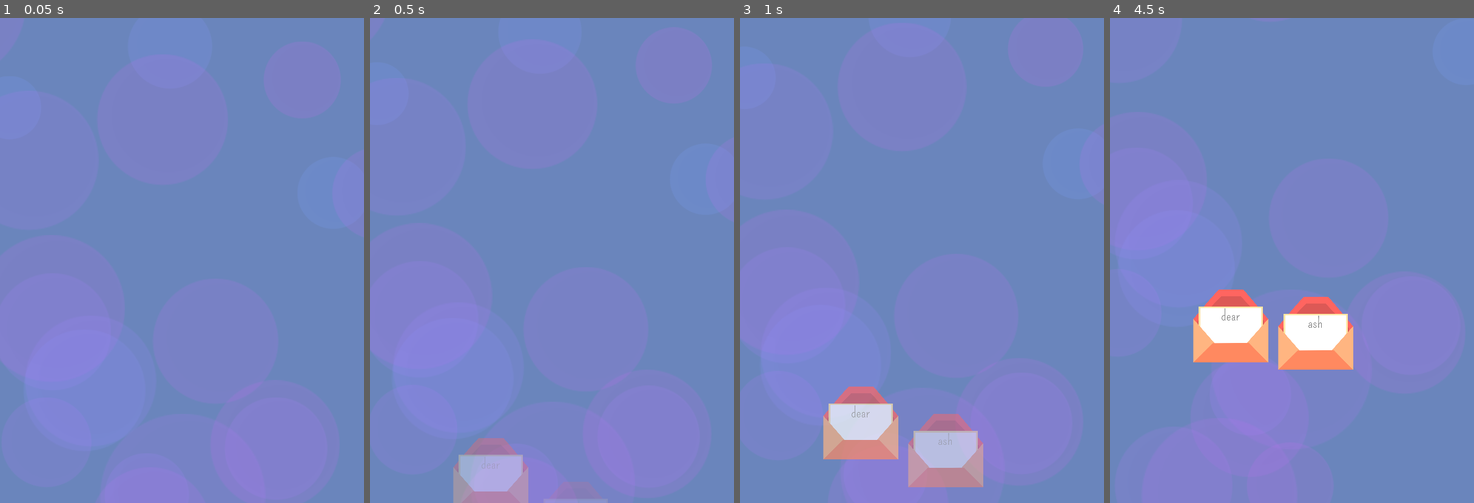
Above: before the commit, frames 1-4 (left to right).
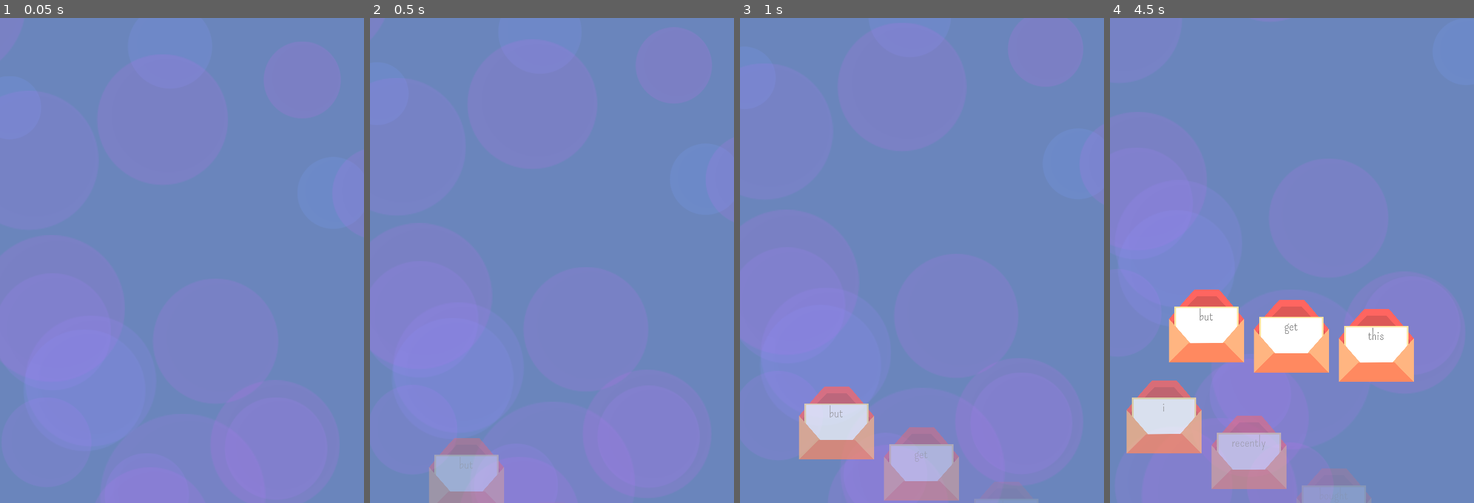
Above: after the commit, the same moments.

Repository: HoneyPony/ash-and-phoenix
Game: Godot game, scene res://game.tscn
Same seed, same stepped clock (60 frames per second), same inputs: the game is played once before the commit and once after it.
Inputs:
- Up to frame 1 (0.05 s): no input
- Up to frame 2 (0.5 s): no input
- Up to frame 3 (1 s): tap Enter at 0.5 s
- Up to frame 4 (4.5 s): no input

Frame 1 is identical in both runs. In frame 2, 2.2% of the frame differs, in the area x 16-44%, y 86-100%; in frame 3, 5.8%; in frame 4, 14%, in the area x 4-84%, y 56-100%.

Commit message:
more progress, another cool effect

Diff:
--- a/global.gd
+++ b/global.gd
@@ -199,11 +199,6 @@
 	WAIT(),
 	WORD("ash", 0, 0),
 
-			]
-
-
-var game_data = [
-
 	WAIT(),
 	CHANGE_PHOENIX(),
 	WORD("dear", 0, -100),
@@ -235,6 +230,68 @@
 	WORD("rushing", 2.8, 40, 120),
 	WORD("back", 3.2, 180, 120),
 
+
+
+	WAIT(),
+	WORD("and", 0, -70),
+	WORD("thankfully", 0.2, 70),
+	WORD("i", 1.2, -210, 60),
+	WORD("still", 1.6, -70, 60),
+	WORD("have", 2.0, 70, 60),
+	WORD("my", 2.4, 210, 60),
+
+	WORD("own", 2.8, -140, 120),
+	WORD("ancient", 3.2, 0, 120),
+	WORD("stationery", 3.6, 140, 120),
+
+	WORD("for", 6.0, -200, 120),
+	WORD("writing", 6.4, -60, 120),
+	WORD("this", 6.8, 80, 120),
+	WORD("reply", 7.2, 220, 120),
+
+	WAIT(),
+	WORD("it's", 0, -210),
+	WORD("great", 0.4, -70),
+	WORD("to", 0.8, 70),
+	WORD("hear", 1.2, 210),
+
+	WORD("that", 1.6, -210, 60),
+	WORD("you're", 2.0, -70, 60),
+	WORD("finding", 2.4, 70, 60),
+	WORD("success", 2.8, 210, 60),
+
+	WORD("with", 3.2, -140, 120), # originall "as a musician"
+	WORD("your", 3.6, 0, 120),
+	WORD("music", 4.0, 140, 120),
+
+		]
+
+
+var game_data = [
+	CHANGE_PHOENIX(),
+	WAIT(),
+	WORD("but", 0, -140, 0),
+	WORD("get", 0.4, 0, 0),
+	WORD("this", 0.8, 140, 0),
+
+
+	WORD("i", 3.4, -210),
+	WORD("recently", 3.8, -70),
+	WORD("bought", 4.2, 70),
+	WORD("tickets", 4.6, 210),
+
+	WORD("to", 5.0, -140, 60),
+	WORD("a", 5.4, 0, 60),
+	WORD("concert", 5.8, 140, 60),
+
+	WORD("and", 7.0, 0, 120),
+	WORD("it", 7.4, -140, 180),
+	WORD("turns", 7.8, 0, 180),
+	WORD("out", 8.2, 140, 180),
+	WORD("it's", 9.3, -210, 240),
+	WORD("the", 9.4, -70, 240),
+	WORD("same", 9.5, 70, 240),
+	WORD("one!", 9.6, 210, 240)
 	#[0, 0, -210, "i"],
 	#[0, 1, -70, "don't"],
 	#[0, 2, 70, "recall"],
